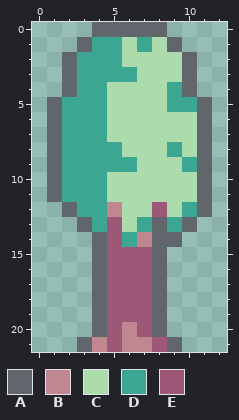
Pixel-art file: sprites/tree-1.aseprite. Above: the version before the commit.
13x22 pixels, 1 frame.
Palette (. is transparent): A #60666c  B #c18790  C #acdcab  D #3ba793  E #9c5876
Pixels before, first column x 1:
 0 ...AAAAA...
 1 ..ADDCDCA..
 2 .ADDDCCCCA.
 3 .ADDDDCCCA.
 4 .ADDCCCCDA.
 5 ADDDCCCCDDA
 6 ADDDCCCCCCA
 7 ADDDCCCCCCA
 8 ADDDDCCCDCA
 9 ADDDDDCCCDA
10 ADDDCCCCCCA
11 ADDDCCCCCCA
12 .ADDBCCECDA
13 ..ADECDADA.
14 ...AEDBAA..
15 ...AEEEA...
16 ...AEEEA...
17 ...AEEEA...
18 ...AEEEA...
19 ...AEEEA...
20 ...AEBEA...
21 ..ABEBBEA..
Once edited:
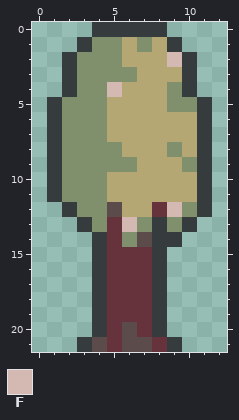
Colours new in this view: F #d4b8b2
Edits made:
{"colour":"A","old":"#60666c","new":"#363c3d"}
{"colour":"B","old":"#c18790","new":"#5c4b4b"}
{"colour":"C","old":"#acdcab","new":"#b5a774"}
{"colour":"D","old":"#3ba793","new":"#81906c"}
{"colour":"E","old":"#9c5876","new":"#66333c"}
{"y":2,"x":9,"old":"C","new":"F"}
{"y":4,"x":5,"old":"C","new":"F"}
{"y":12,"x":9,"old":"C","new":"F"}
{"y":13,"x":6,"old":"C","new":"F"}
{"label":"changed","picture_box":[47,22,212,352]}
